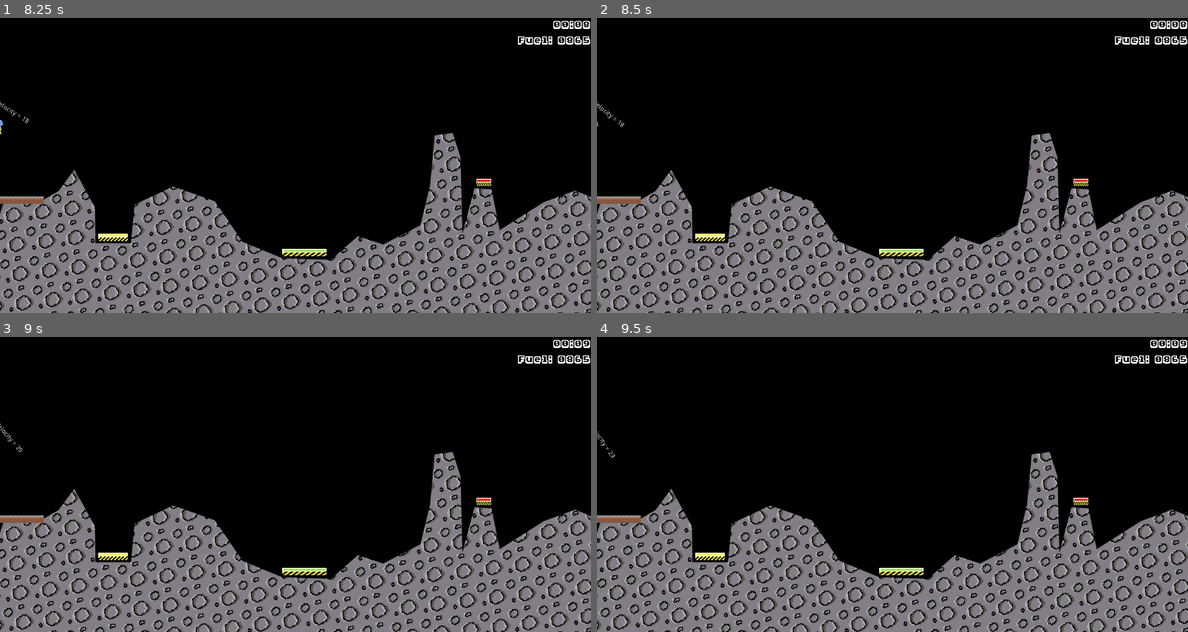
Above: before the commit, frames 1-4 (two rows, left to right).
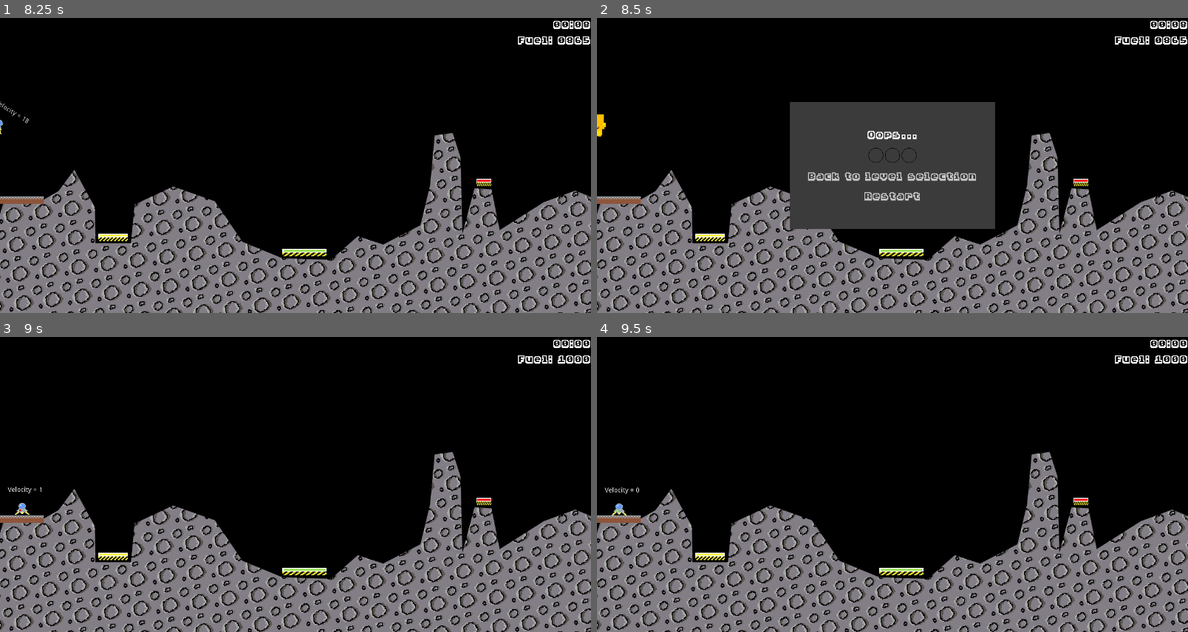
Above: after the commit, the same moments.

Repository: JestemStefan/GWJ_48_Moon_Lander
Game: Godot game, scene res://scenes/levels/Level_2.tscn
Same seed, same stepped clock (60 frames per second), same inputs: the game is played once before the commit and once after it. This scene is started directly instead of the project's main scene. Sound files missing from this copy of the repository are replaced by a short silence.
Inputs (mouse positions are in pixels of both pictures, inside the frame that each line leads up to):
- Up to frame 1 (8.25 s): tap Enter at 0.5 s; move the mouse to (265, 224) at 0.52 s; hold Up (ui_up) 0.53-2.03 s; tap Space at 1.25 s; move the mouse to (472, 209) at 1.27 s; move the mouse to (118, 121) at 2.02 s; hold Left (ui_left) 2.03-3.53 s; move the mouse to (325, 165) at 2.77 s; move the mouse to (206, 91) at 3.52 s; hold Down (ui_down) 3.53-4.28 s; move the mouse to (425, 150) at 4.27 s; hold Right (ui_right) 4.28-5.03 s; move the mouse to (177, 180) at 5.02 s; hold Up (ui_up) 5.03-5.78 s; move the mouse to (354, 100) at 5.77 s; hold Right (ui_right) 5.78-8.03 s; move the mouse to (265, 224) at 6.52 s; move the mouse to (472, 209) at 7.27 s; move the mouse to (118, 121) at 8.02 s; hold Down (ui_down) from 8.03 s (still down)
- Up to frame 2 (8.5 s): keep holding Down (ui_down)
- Up to frame 3 (9 s): release Down (ui_down) at 8.75 s; click (295, 514) at 8.75 s, where only the run after the commit has a clickable "Restart"
- Up to frame 4 (9.5 s): no input

Frame 1 is identical in both runs. In frame 2, 15% of the frame differs, in the area x 0-68%, y 28-72%; in frame 3, 0.2%; in frame 4, 0.2%.

Commit message:
Add kill switch when player left game area

Diff:
--- a/src/player/Player.gd
+++ b/src/player/Player.gd
@@ -24,6 +24,8 @@
 
 
 func _process(delta):
+	self.check_if_left_game_area()
+
 	dir = Vector2.ZERO
 	vel = linear_velocity.length()
 	$Label.text = "Velocity = " + str(int(vel))
@@ -71,6 +73,15 @@
 	else:
 		engine_sfx.stop()
 
+
+func check_if_left_game_area():
+	if global_position.x < -8 or global_position.x > 1288:
+		GameManager.total_failure()
+
+	if global_position.y < -8 or global_position.y > 648:
+		GameManager.total_failure()
+
+
 func _on_Player_body_entered(body):
 	if body is StartingPad and vel < 25:
 		return
